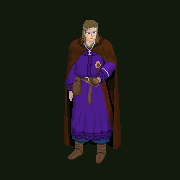
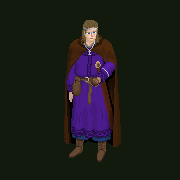
Before/after of a 180 × 180 layered artwork. What changed in the layer stack:
painted on "Background" over 64, 79, 121, 164
